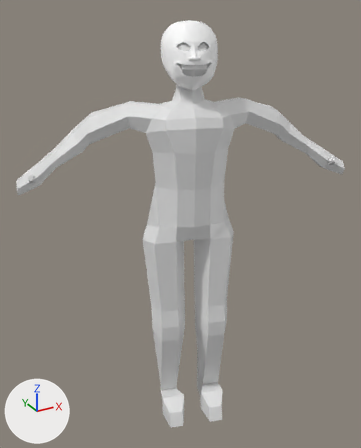
The glTF model ggj-2026-acgcc/Assets/little_guy.glb: old version first, new version second.
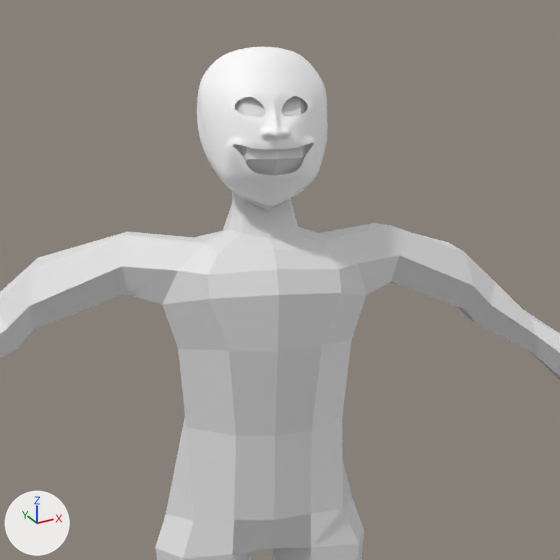
Old and new are each drawn whole from a 50 mm camera at (-1.115, -1.942, 2.037) aimed at (-0.015, 0.057, 1.037) and again close up on the part from 21% to 88% of the width and 0% to 55% of the height. Lighting does not change. The marker at lower left points along +X, +Y and +Z. Where no turn or scale is listed for an object, it has been applied to the vertices.
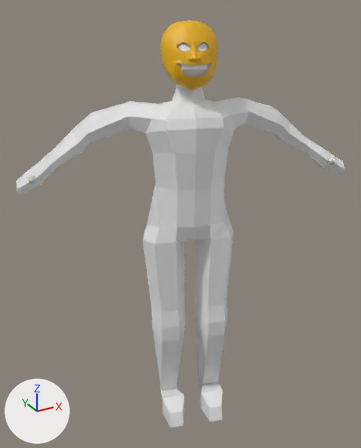
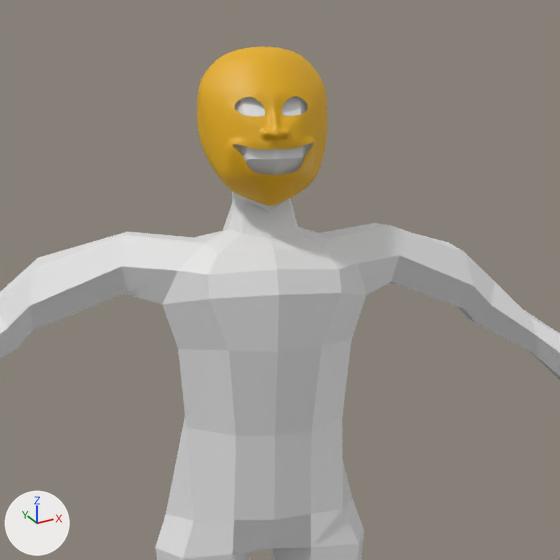
Where the change shows, as pixel boxes (x1, y1, x2, y2) in the close-ups (560 x 560 px):
'Plane', recoloured
    both: (197, 47, 328, 206)

What the commit changed:
Material 'Material.002' (mat_material_002) is new.
Its base color is (0.8, 0.429, 0.0) (yellow #e7af00).
me_plane_002 has 17111 vertices, 33594 faces and spans x -0.114..0.125, y -0.112..0.077, z 1.705..1.975.
me_plane_002 no longer uses material mat_gold (white #ffffff).
me_plane_002 now uses material mat_material_002 (yellow #e7af00).
